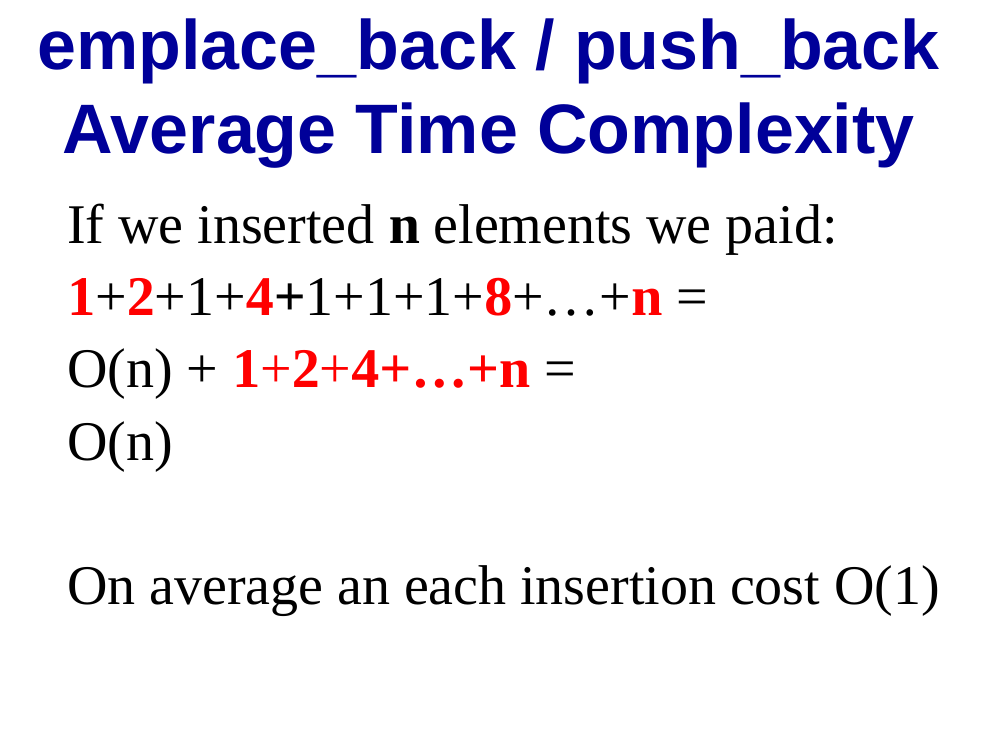
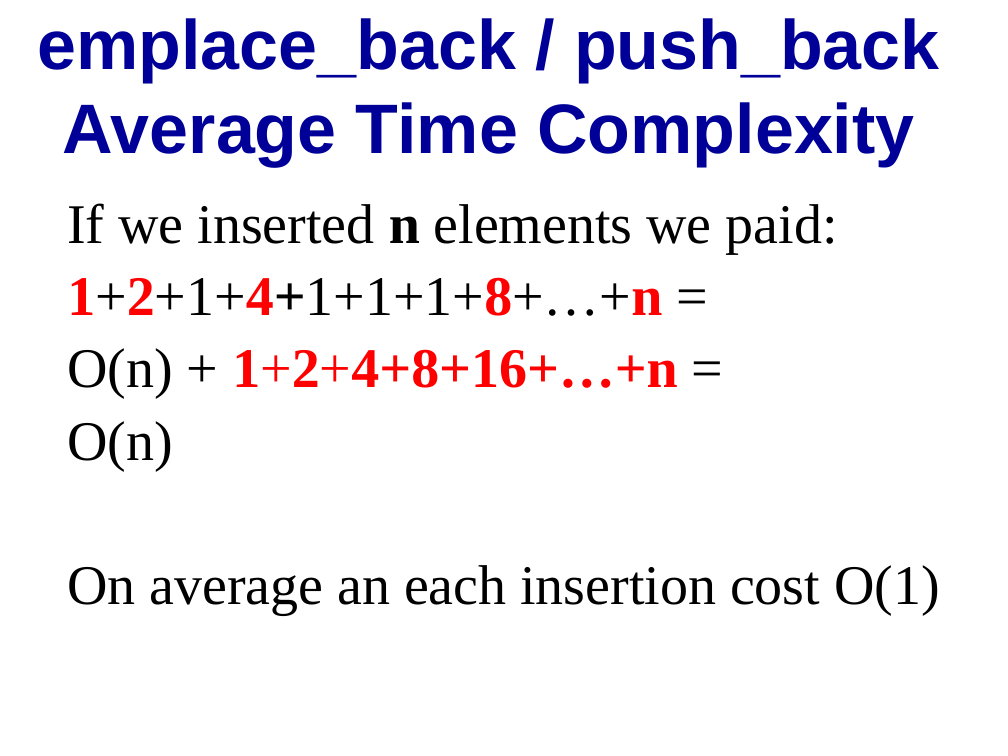
Before and after one commit to cpp-at-ariel/cpp-5781, a slide deck: slide 14 of 10-stl-containers/slides-containers.odp (slide 13 before the commit). Drawn at 1008x756 pixels with LibreOffice and Linux fonts; fonts in the diff are those of the drawing. Boxes give left, top, right and bottom in pixels: in the first picture for what was removed or moved away, otherwise in the second. Text is boxed around its words. In the diff, an @@ line names an element or a change of style, - is before the commit and + after.

```diff
--- a/10-stl-containers/slides-containers.odp
+++ b/10-stl-containers/slides-containers.odp
@@ text in free at (67,348,677,398): text changed; bold on @@
-O(n) + 1+2+4+…+n =
+O(n) + 1+2+4+8+16+…+n =
```
Also in this commit, not shown: 1 other slide changed, 1 slide added, 12 other files.
